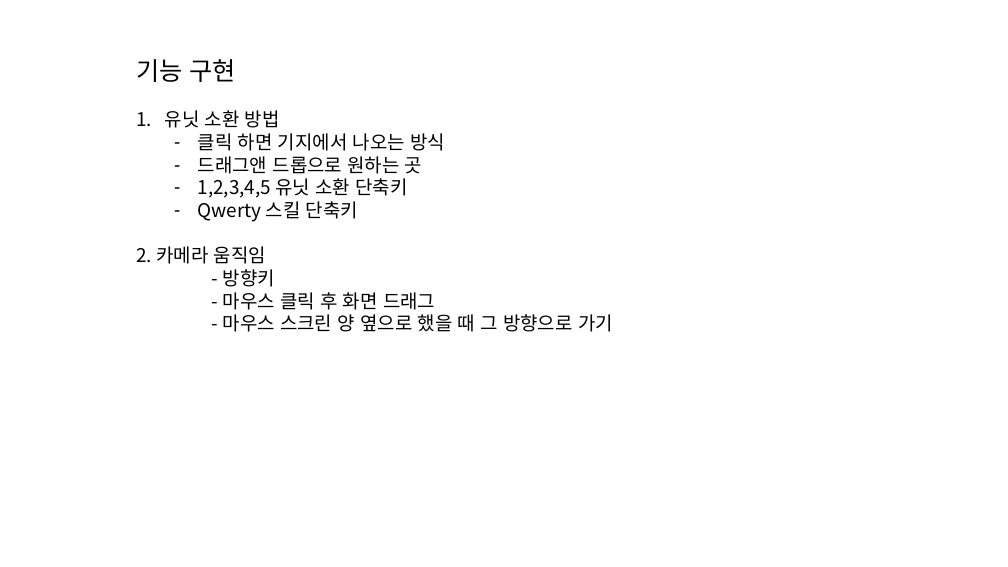
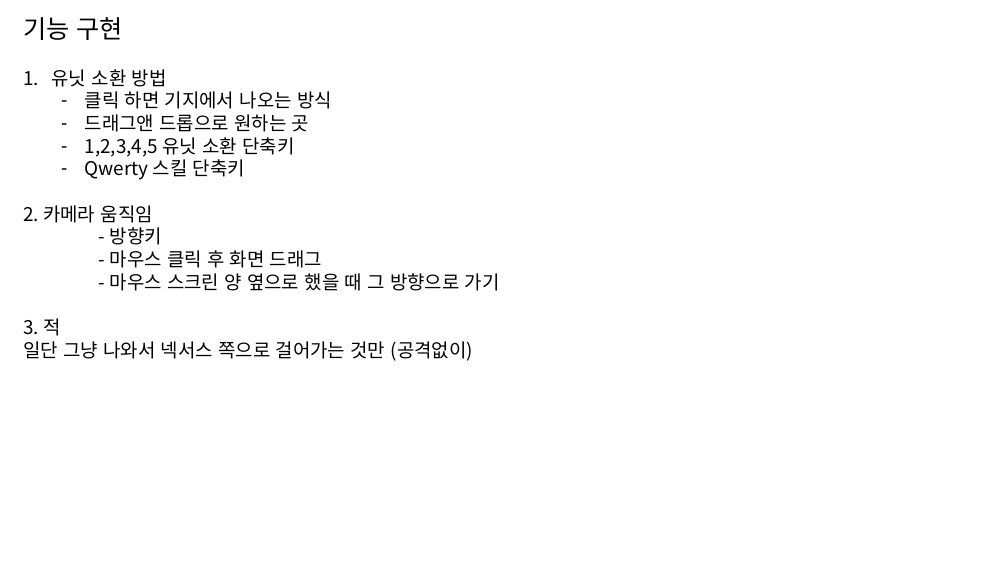
Before and after one commit to JeonJohnson/BICTestRepository, a slide deck: slide 4 of 기획파일/디펜스 게임 (프로토 타입 기획서)1.pptx. Drawn at 1008x567 pixels with LibreOffice and Linux fonts; fonts in the diff are those of the drawing. Boxes give left, top, right and bottom in pixels: in the first picture for what was removed or moved away, otherwise in the second. Text is boxed around its words. In the diff, an @@ line names an element or a change of style, - is before the commit and + after.

Commit message:
막사에서 유닛 소환 완료
막사에서 유닛 소환 완료

```diff
--- a/기획파일/디펜스 게임 (프로토 타입 기획서)1.pptx
+++ b/기획파일/디펜스 게임 (프로토 타입 기획서)1.pptx
@@ text "기능 구현": place and size @@
-text "기능 구현" at (136,59,613,332)
+text "기능 구현" at (23,17,500,361)
@@ text at (23,318,473,361): paragraphs added @@
+3. 적
+일단 그냥 나와서 넥서스 쪽으로 걸어가는 것만 (공격없이)
```
Also in this commit, not shown: 3 other slides changed, 5 other files.
